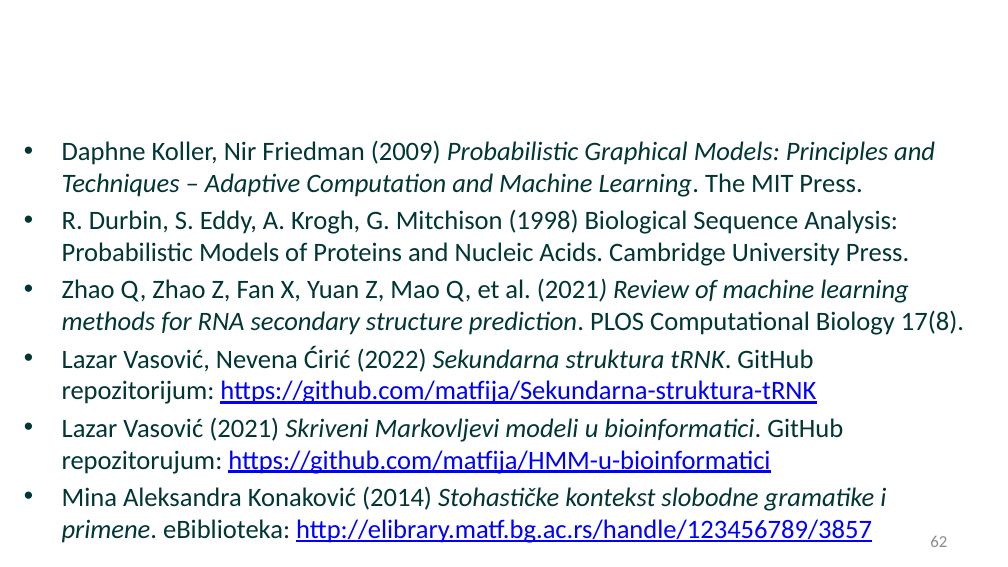
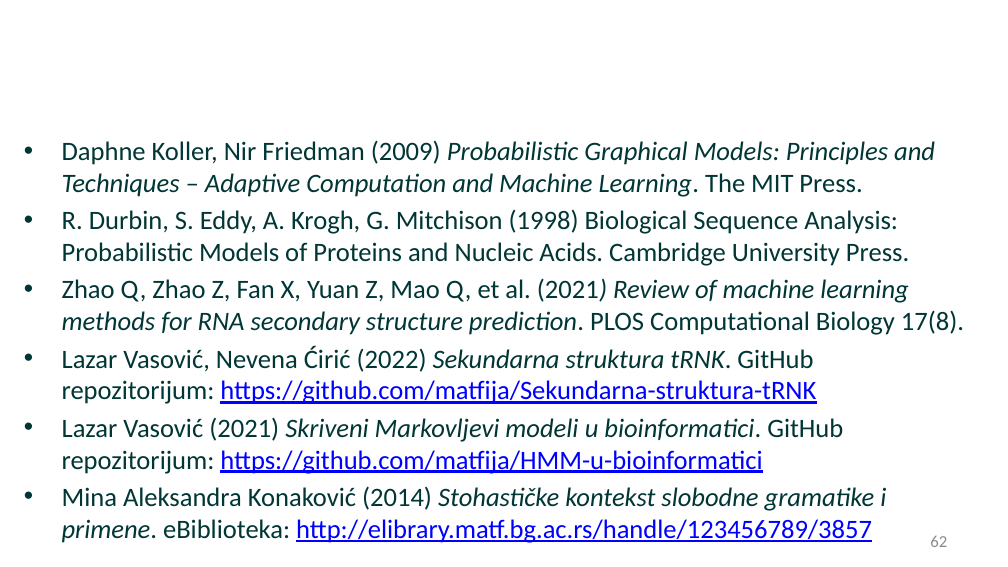
Before and after one commit to matfija/Sekundarna-struktura-tRNK, a slide deck: slide 62 of slajdovi/Sekvence-slajdovi.pptx. Drawn at 1008x567 pixels with LibreOffice and Linux fonts; fonts in the diff are those of the drawing; background and template pictures are left out. Boxes give left, top, right and bottom in pixels: in the first picture for what was removed or moved away, otherwise in the second. Text is boxed around its words. In the diff, an @@ line names an element or a change of style, - is before the commit and + after.

```diff
--- a/slajdovi/Sekvence-slajdovi.pptx
+++ b/slajdovi/Sekvence-slajdovi.pptx
@@ text at (x1=62, y1=417, x2=843, y2=474): text changed @@
-• Lazar Vasović (2021) Skriveni Markovljevi modeli u bioinformatici. GitHub repozitorujum: https://github.com/matfija/HMM-u-bioinformatici
+• Lazar Vasović (2021) Skriveni Markovljevi modeli u bioinformatici. GitHub repozitorijum: https://github.com/matfija/HMM-u-bioinformatici
```
Also in this commit, not shown: 1 other slide changed, 3 other files.
